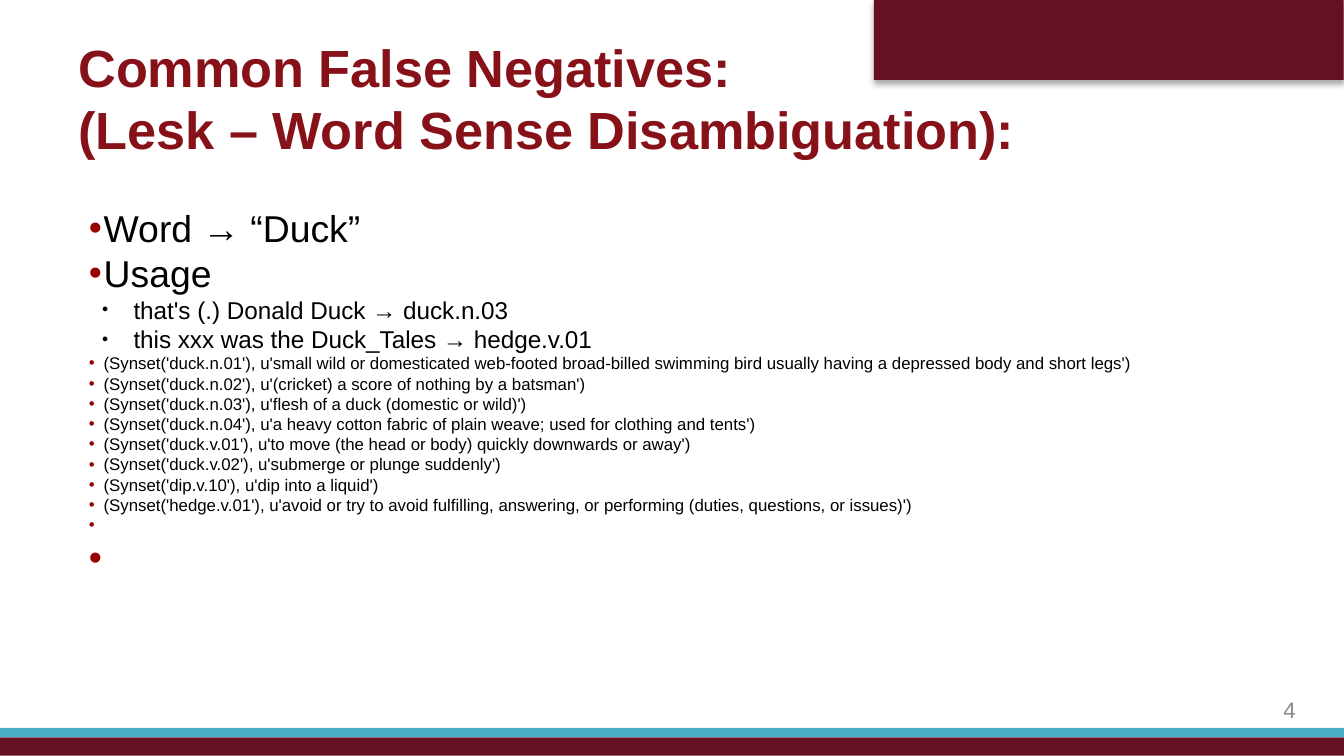
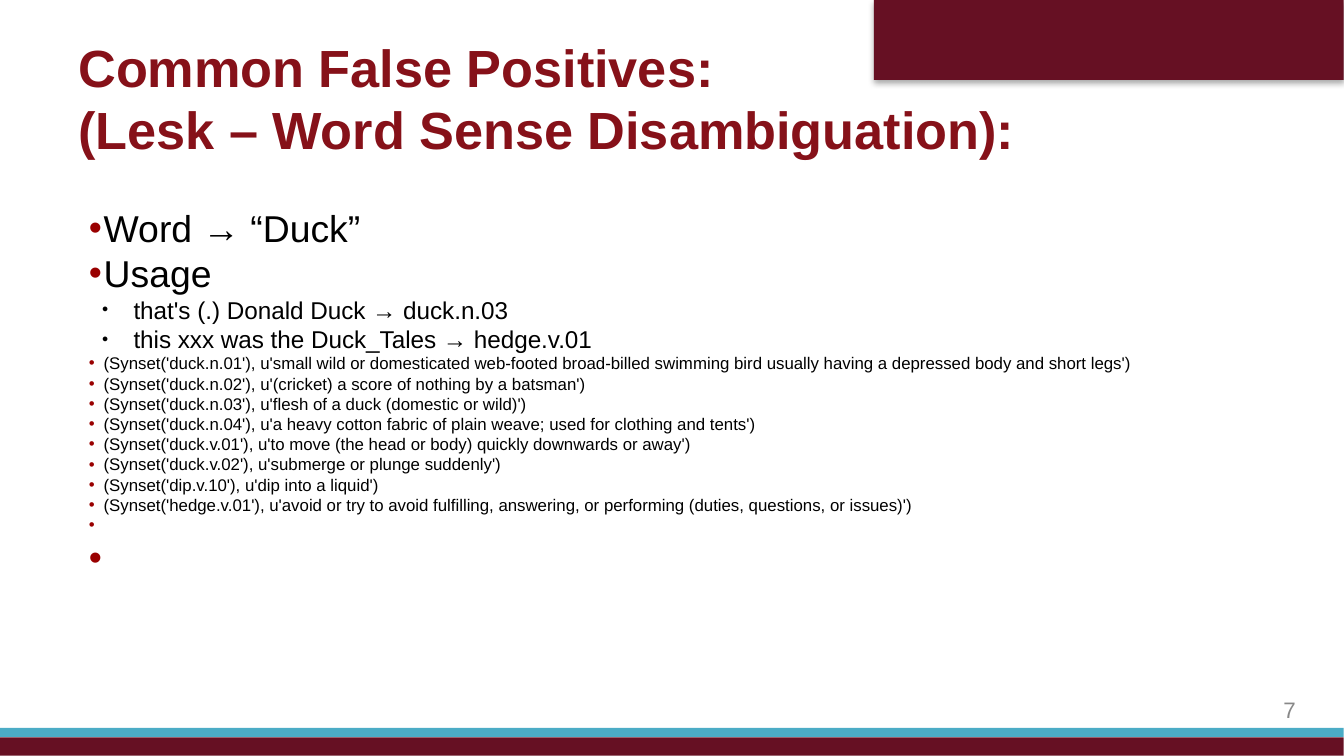
Before and after one commit to bwaters34/foodMonitoringNLP, a slide deck: slide 7 of Presentation/18Jan2018.pptx (slide 4 before the commit). Drawn at 1344x756 pixels with LibreOffice and Linux fonts; fonts in the diff are those of the drawing; background and template pictures are left out. Boxes give left, top, right and bottom in pixels: in the first picture for what was removed or moved away, otherwise in the second. Text is boxed around its words. In the diff, an @@ line names an element or a change of style, - is before the commit and + after.

Commit message:
ppt

```diff
--- a/Presentation/18Jan2018.pptx
+++ b/Presentation/18Jan2018.pptx
@@ text at (78, 49, 714, 88): text changed @@
-Common False Negatives:
+Common False Positives:
@@ page number at (1283, 702, 1295, 718): text changed @@
-4
+7
```
Also in this commit, not shown: 1 other slide changed, 3 slides added, 4 other files.
